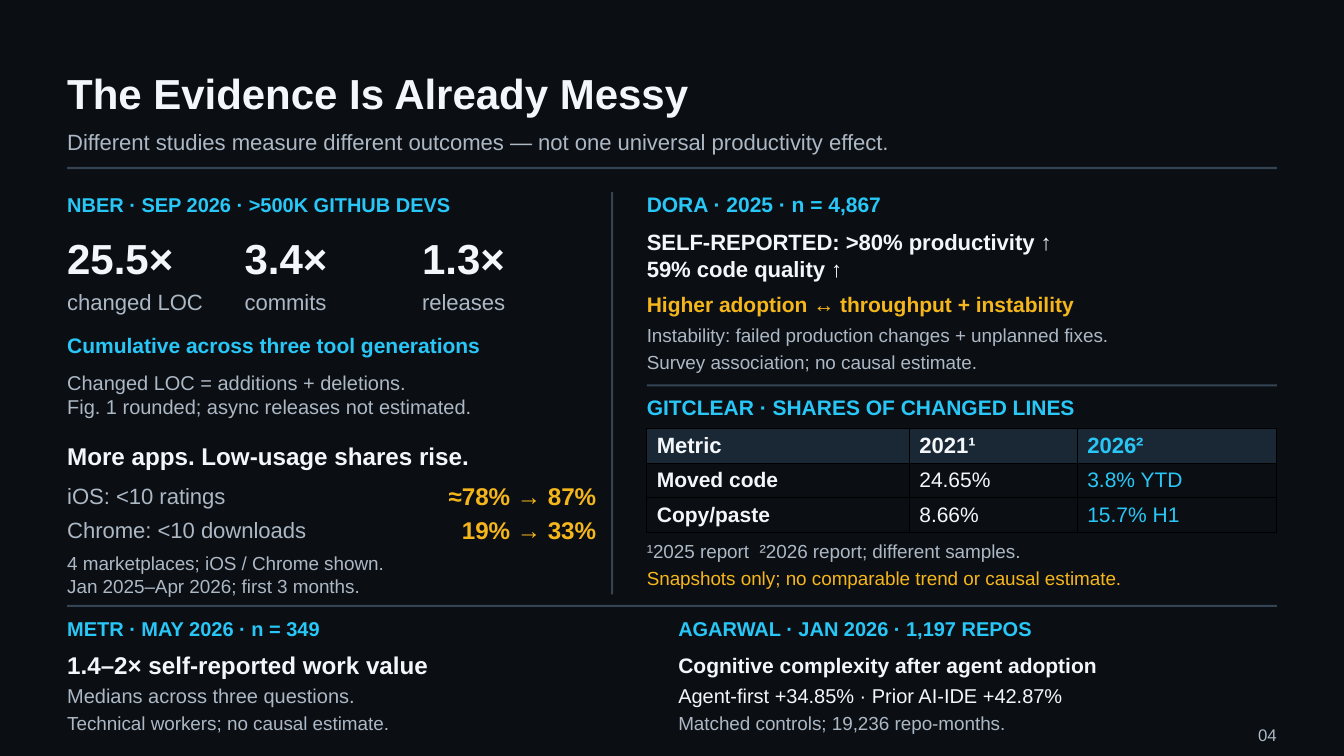
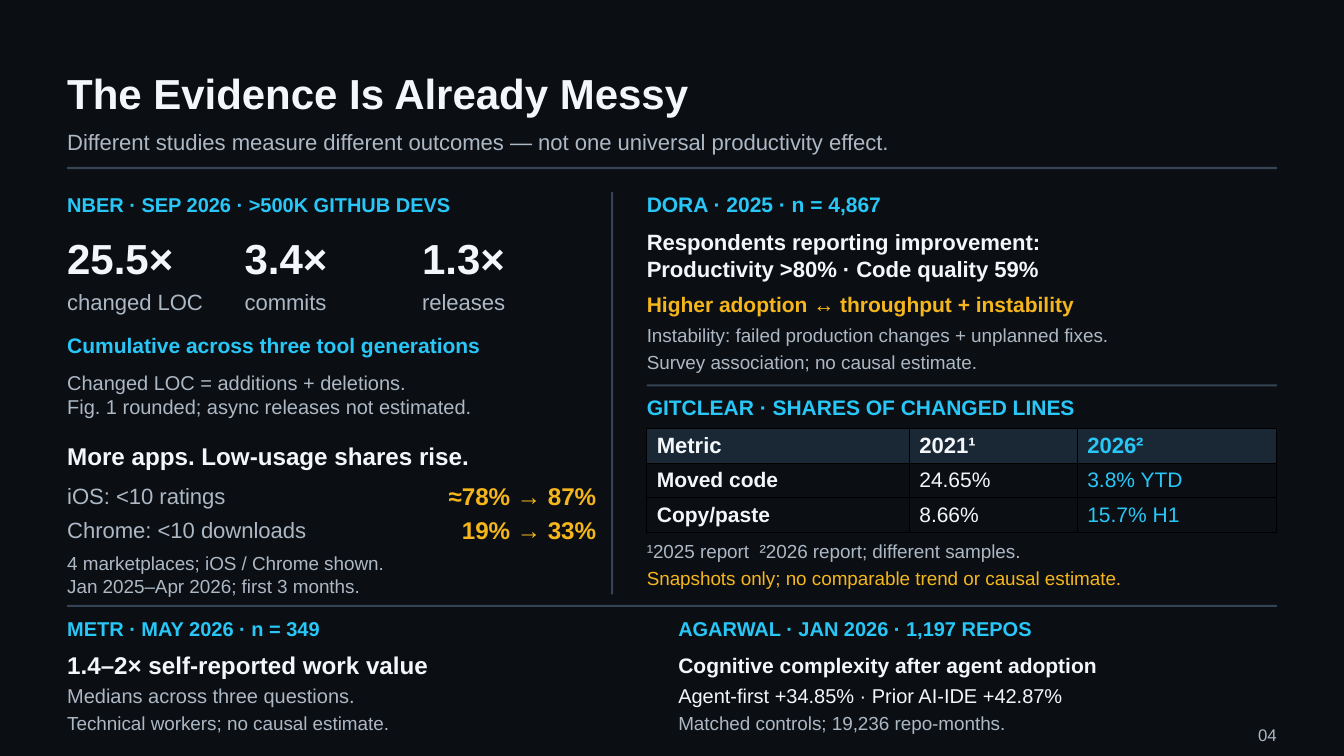
Before and after one commit to UncertaintyArchitectureGroup/uncertainty-architecture, a slide deck: slide 4 of assets/presentations/pmday-2026/ai-changes-both-sides.pptx. Drawn at 1344x756 pixels with LibreOffice and Linux fonts; fonts in the diff are those of the drawing. Boxes give left, top, right and bottom in pixels: in the first picture for what was removed or moved away, otherwise in the second. Text is boxed around its words. In the diff, an @@ line names an element or a change of style, - is before the commit and + after.

Commit message:
fix(presentation): clarify DORA shares and isolate finalizer staging

```diff
--- a/assets/presentations/pmday-2026/ai-changes-both-sides.pptx
+++ b/assets/presentations/pmday-2026/ai-changes-both-sides.pptx
@@ text at (x1=647, y1=234, x2=1040, y2=282): text changed @@
-SELF-REPORTED: >80% productivity ↑
-59% code quality ↑
+Respondents reporting improvement:
+Productivity >80% · Code quality 59%
```
Also in this commit, not shown: 9 other files.
